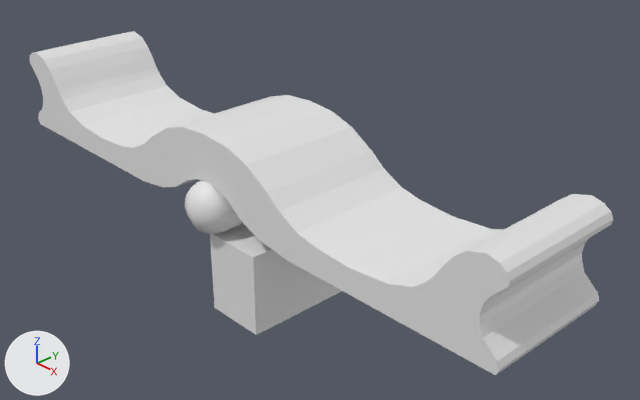
An edit to the Blender file Swords/Models/AnubisSword/AnubisSwordThreePieceApproachBKP.blend, drawn before and after from the same camera.
One viewpoint serves both versions: a camera (50 mm lens) standing at (0.473, -0.384, 0.295) and looking at (0.031, 0.032, -0.003). Lighting does not change. The marker at lower left points along +X, +Y and +Z.

In view in the first picture: 'GuardBottomRight', 'GuardRuby', 'GuardTop'.
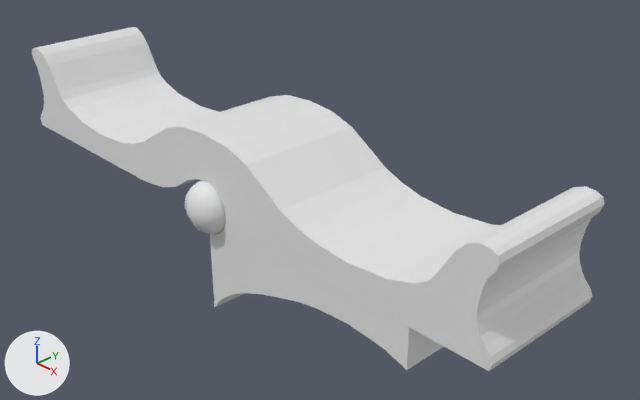
Commit message: Updates on Anubis Sword

Location of each change, [x1, y1, x2, y2] in pixels of the pictures (640 x 400 px):
'GuardTop', reshaped: before [29, 31, 613, 375]; after [32, 27, 605, 371]
'GuardBottomRight', reshaped: before [210, 223, 342, 335]; after [210, 188, 444, 370]

The edits, one by one:
me_cube_001 is used by ob_guardtop; location (0.0, 0.0, -0.0003).
me_cube_001 had 468 vertices, 466 faces and spanned x 0.0..0.258, y -0.05..0.05, z 0.0..0.07.
me_cube_001 now has 468 vertices, 466 faces and spans x 0.0..0.253, y -0.05..0.05, z 0.0..0.074.
me_cube_001 part 1: 164 of 468 vertices moved; they spanned x 0.072..0.258, y -0.05..0.05, z 0.0..0.07 and now span x 0.073..0.253, y -0.05..0.05, z 0.0..0.074; mean shift (-0.001, 0.0, 0.002); largest move (0.254, 0.05, 0.054) -> (0.244, 0.05, 0.056).
me_cube is used by ob_guardbottomright; location (0.025, 0.0, -0.0456); scale (0.025, 0.05, 0.0325).
me_cube had 8 vertices, 6 faces and spanned x -1.0..1.0, y -1.0..1.0, z -1.0..1.0.
me_cube now has 106 vertices, 104 faces and spans x -1.0..6.74, y -1.0..1.0, z -1.0..2.22.
Part 2, on me_cube:
1 face is deleted.
4 vertices move from x 1.0, y -1.0..1.0, z -1.0..1.0 to x -0.68, y -1.0..1.0, z -0.69..1.05.
50 vertices are added at x -0.68..6.74, y -1.0..1.0, z -0.51..2.22.
36 new vertices lie (0.0, 2.0, 0.0) away from vertices in x -0.68..6.74, y -1.0, z -0.51..2.22.
12 new vertices lie (0.0, 0.0, -0.15) away from vertices in x 2.85..6.02, y -1.0..1.0, z 1.4.
99 new faces join them.
